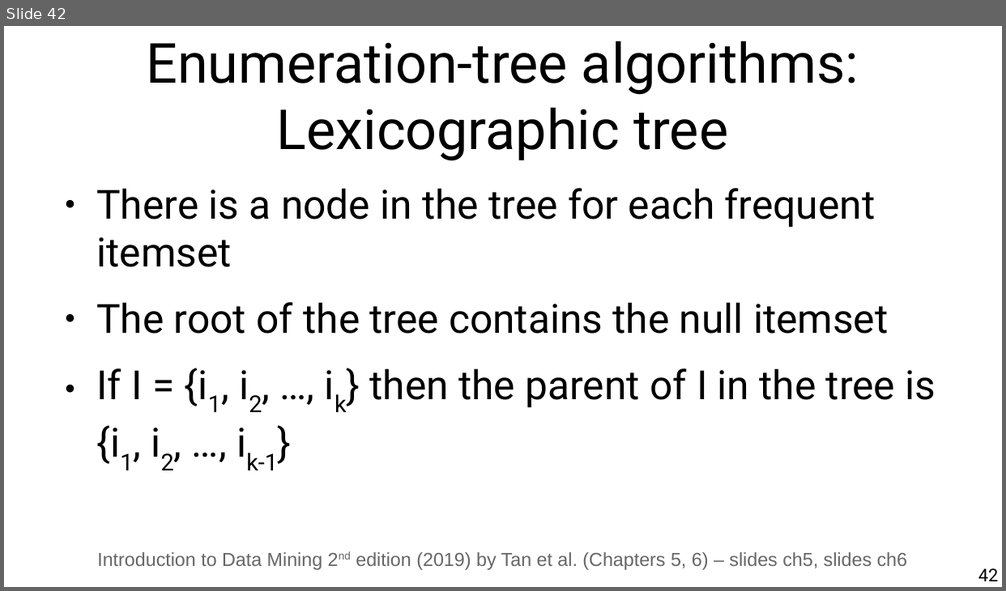
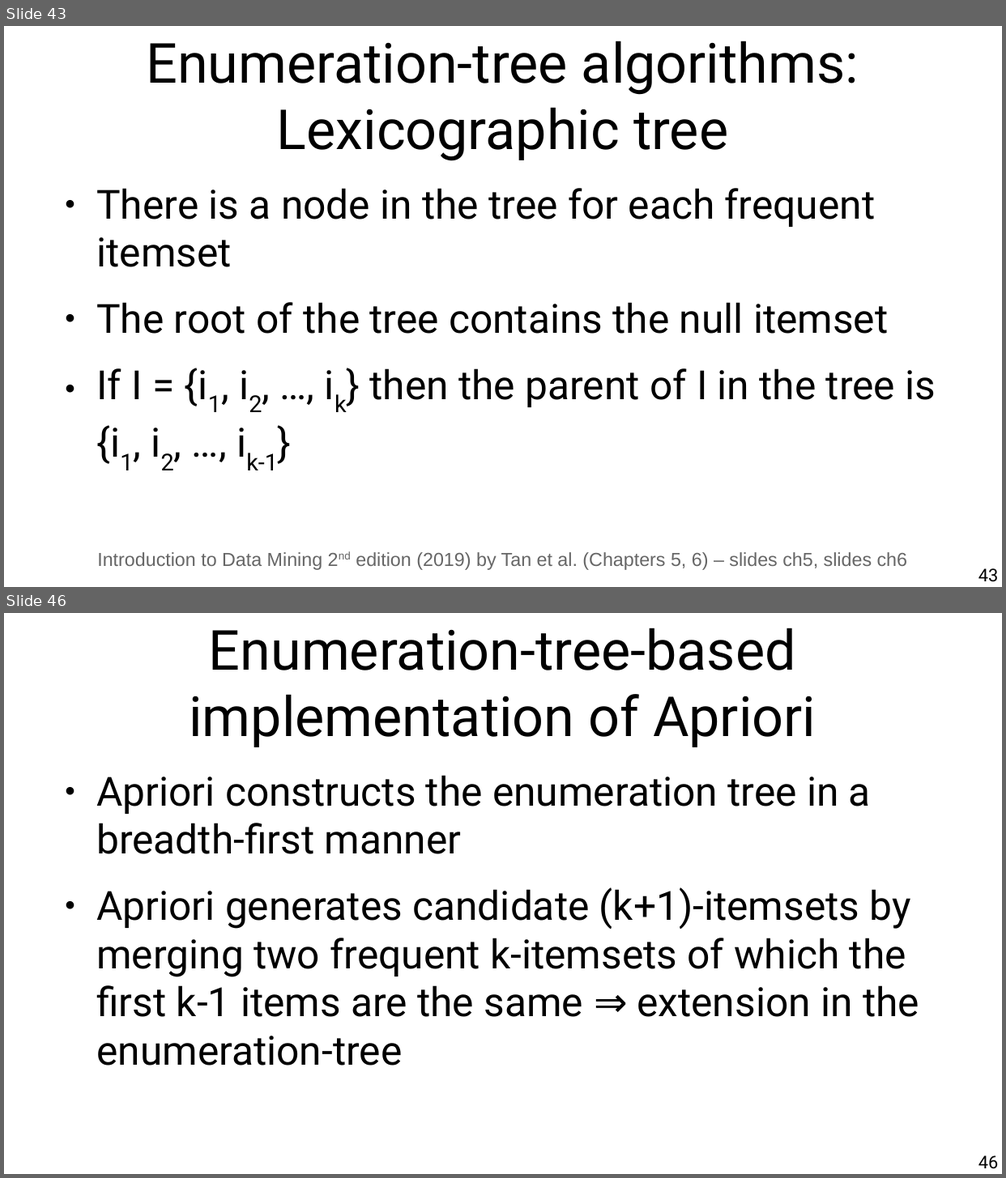
Before and after one commit to chatox/data-mining-course, a slide deck: theory/tt06_association_rule_mining.odp. Shown one above the other, each under a label of ours: slide 42 before the commit, slides 43 and 46 after it; the slides between them are not shown. The pictures are 1006x591 and 1006x1178 pixels, drawn with LibreOffice and Linux fonts; fonts in the diff are those of the drawing. Boxes give left, top, right and bottom in pixels: in the first picture for what was removed or moved away, otherwise in the second. Text is boxed around its words. In the diff, an @@ line names an element or a change of style, - is before the commit and + after.

```diff
--- a/theory/tt06_association_rule_mining.odp
+++ b/theory/tt06_association_rule_mining.odp
@@ slide 46 added at (4,613,1002,1174), background #FFFFFF @@
@@ title added at (189,628,816,747), 44 pt, text #000000 @@
+Enumeration-tree-based implementation of Apriori
@@ text added at (96,775,919,1066), 32 pt, text #000000 @@
+● Apriori constructs the enumeration tree in a breadth-first manner
+● Apriori generates candidate (k+1)-itemsets by merging two frequent k-itemsets of which the first k-1 items are the same ⇒ extension in the enumeration-tree
@@ page number added at (978,1156,998,1169), 14 pt, text #000000 @@
+46
@@ what was slide 42 is now slide 43 @@
@@ page number at (978,569,998,582): text changed @@
-42
+43
```
Also in this commit, not shown: 3 slides changed, 6 other slides added, 1 other file.
